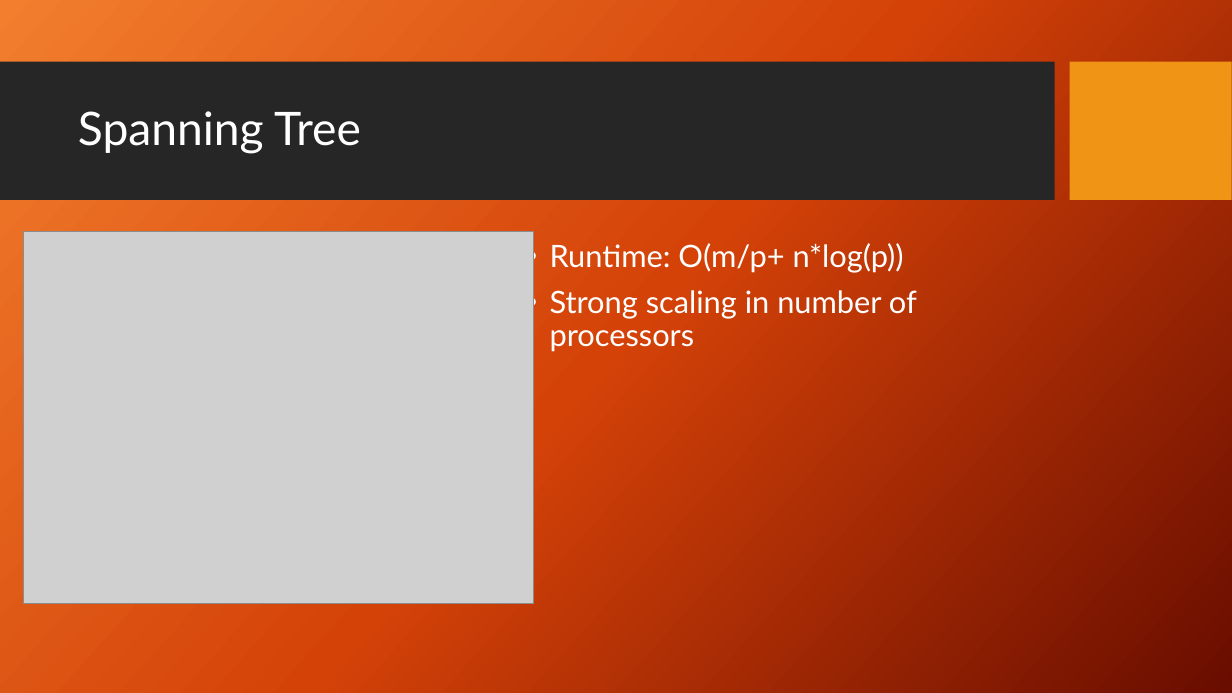
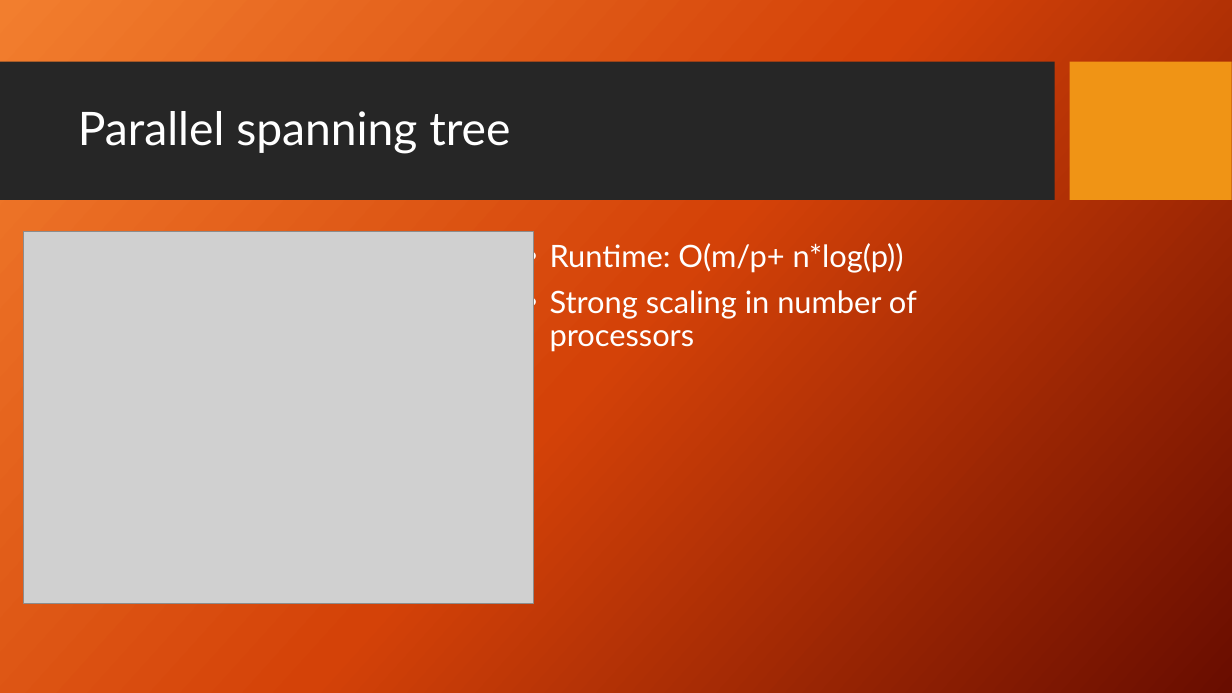
Before and after one commit to Aphlax/Parallelepipeds, a slide deck: slide 22 of FinalPresentation_Parallel Connected Components.pptx (slide 18 before the commit). Drawn at 1232x693 pixels with LibreOffice and Linux fonts; fonts in the diff are those of the drawing; grey boxes stand for pictures; background and template pictures are left out. Boxes give left, top, right and bottom in pixels: in the first picture for what was removed or moved away, otherwise in the second. Text is boxed around its words. In the diff, an @@ line names an element or a change of style, - is before the commit and + after.

```diff
--- a/FinalPresentation_Parallel Connected Components.pptx
+++ b/FinalPresentation_Parallel Connected Components.pptx
@@ title at (78,111,510,154): text changed @@
-Spanning Tree
+Parallel spanning tree
```
Also in this commit, not shown: 16 other slides changed, 25 slides added, 3 slides removed.
